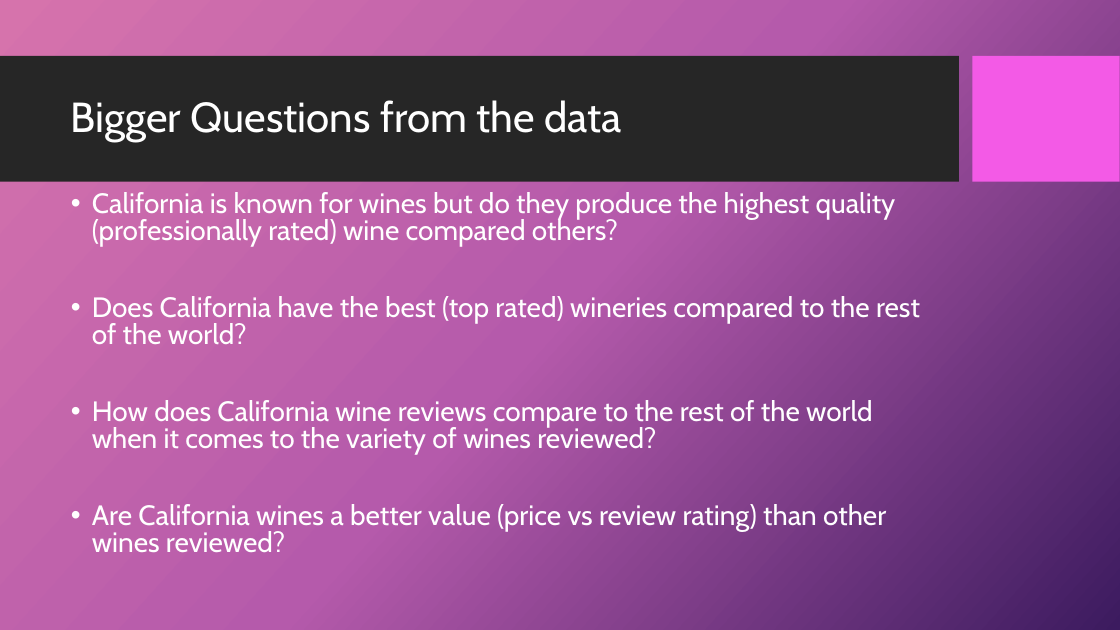
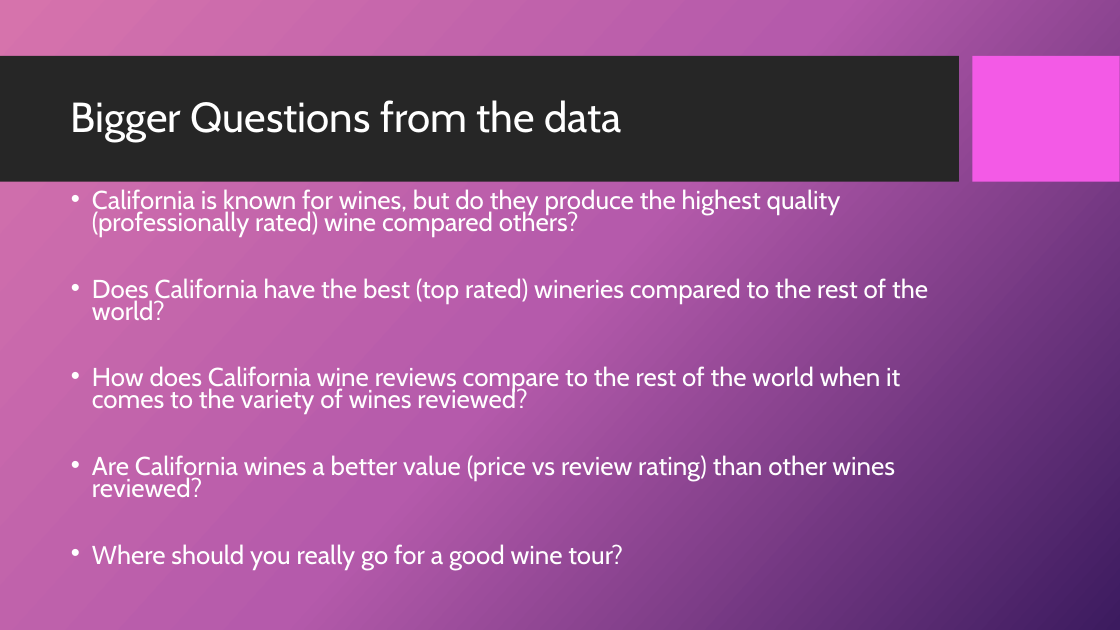
Before and after one commit to 4Reference/Project1, a slide deck: slide 4 of Data Science_Project 1_Group2.pptx. Drawn at 1120x630 pixels with LibreOffice and Linux fonts; fonts in the diff are those of the drawing; background and template pictures are left out. Boxes give left, top, right and bottom in pixels: in the first picture for what was removed or moved away, otherwise in the second. Text is boxed around its words. In the diff, an @@ line names an element or a change of style, - is before the commit and + after.

```diff
--- a/Data Science_Project 1_Group2.pptx
+++ b/Data Science_Project 1_Group2.pptx
@@ text at (92, 189, 841, 237): text changed; size 24 to 22.2 pt @@
-• California is known for wines but do they produce the highest quality (professionally rated) wine compared others?
+• California is known for wines, but do they produce the highest quality (professionally rated) wine compared others?
@@ text at (92, 278, 928, 497): size 24 to 22.2 pt in "Does California have the best (top rated) ...", "How does California wine reviews compare to ...", "Are California wines a better value (price ..."; line spacing 0.8 to 0.7 @@
@@ text at (92, 544, 623, 569): paragraph added @@
+• Where should you really go for a good wine tour?
```
Also in this commit, not shown: 1 other file.
